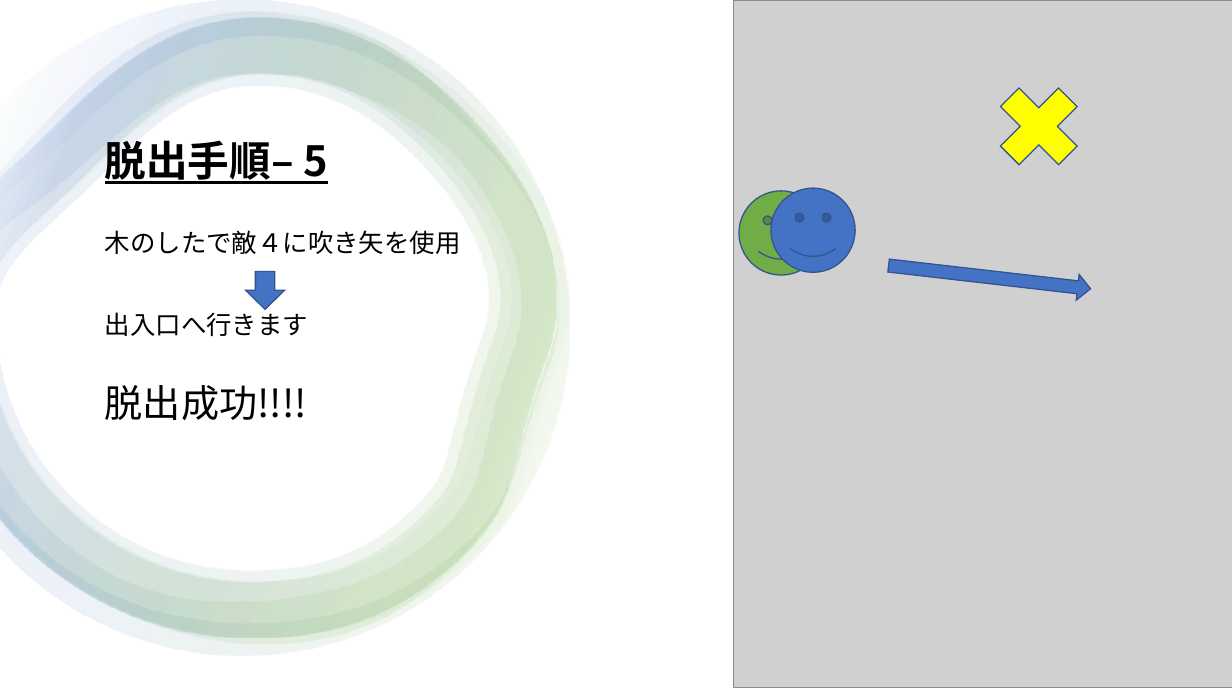
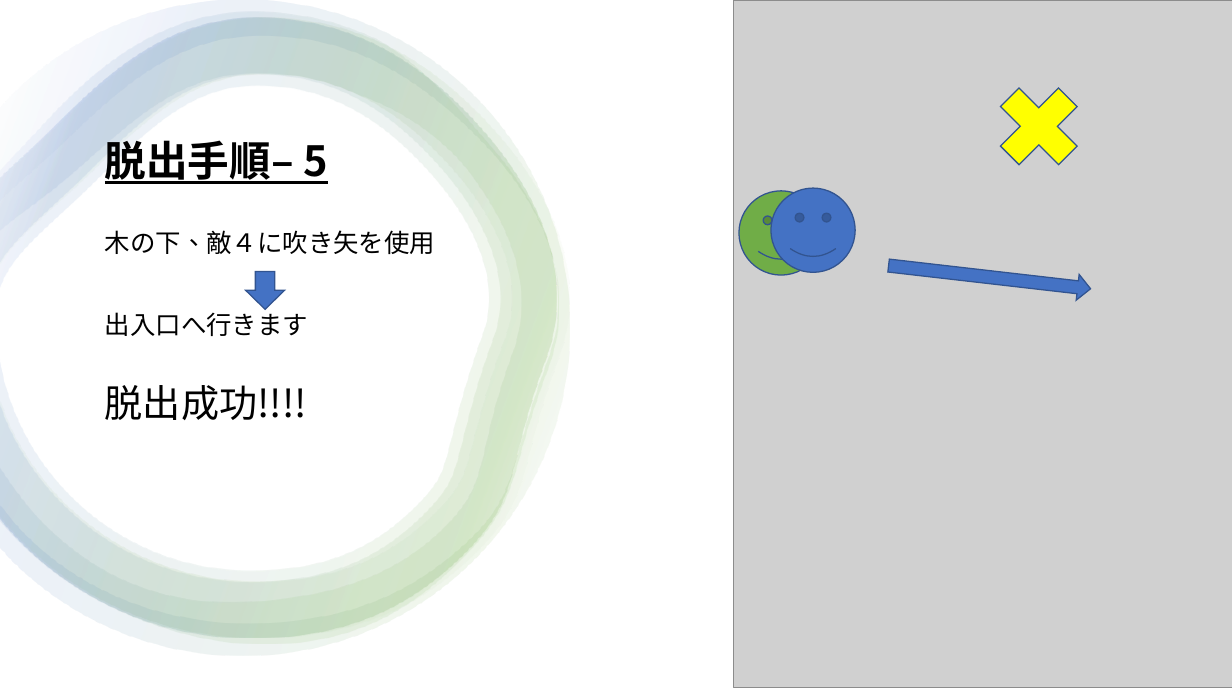
Before and after one commit to cyrusmanosa/Ecc-Year-2, a slide deck: slide 11 of Y2-Sem1/コンセプトワーク（IT）/2023-05-10/2220042_文家俊.pptx (slide 12 before the commit). Drawn at 1232x693 pixels with LibreOffice and Linux fonts; fonts in the diff are those of the drawing; grey boxes stand for pictures. Boxes give left, top, right and bottom in pixels: in the first picture for what was removed or moved away, otherwise in the second. Text is boxed around its words. In the diff, an @@ line names an element or a change of style, - is before the commit and + after.

```diff
--- a/Y2-Sem1/コンセプトワーク（IT）/2023-05-10/2220042_文家俊.pptx
+++ b/Y2-Sem1/コンセプトワーク（IT）/2023-05-10/2220042_文家俊.pptx
@@ title at <box>105,134,435,420</box>: text changed @@
-脱出手順– 5
-木のしたで敵４に吹き矢を使用
-出入口へ行きます
-脱出成功!!!!
+脱出手順– 5
+木の下、敵４に吹き矢を使用
+出入口へ行きます
+脱出成功!!!!
```
Also in this commit, not shown: 5 other slides changed, 1 slide removed, 22 other files.
